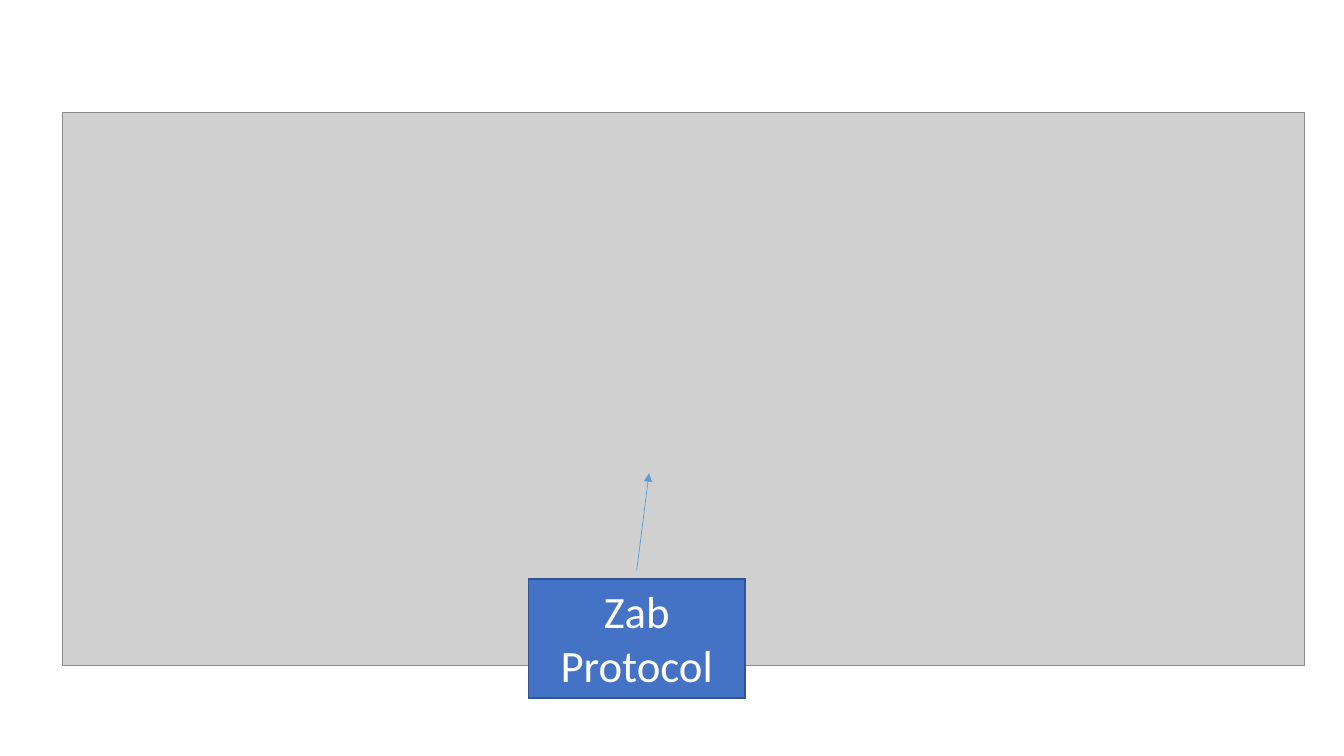
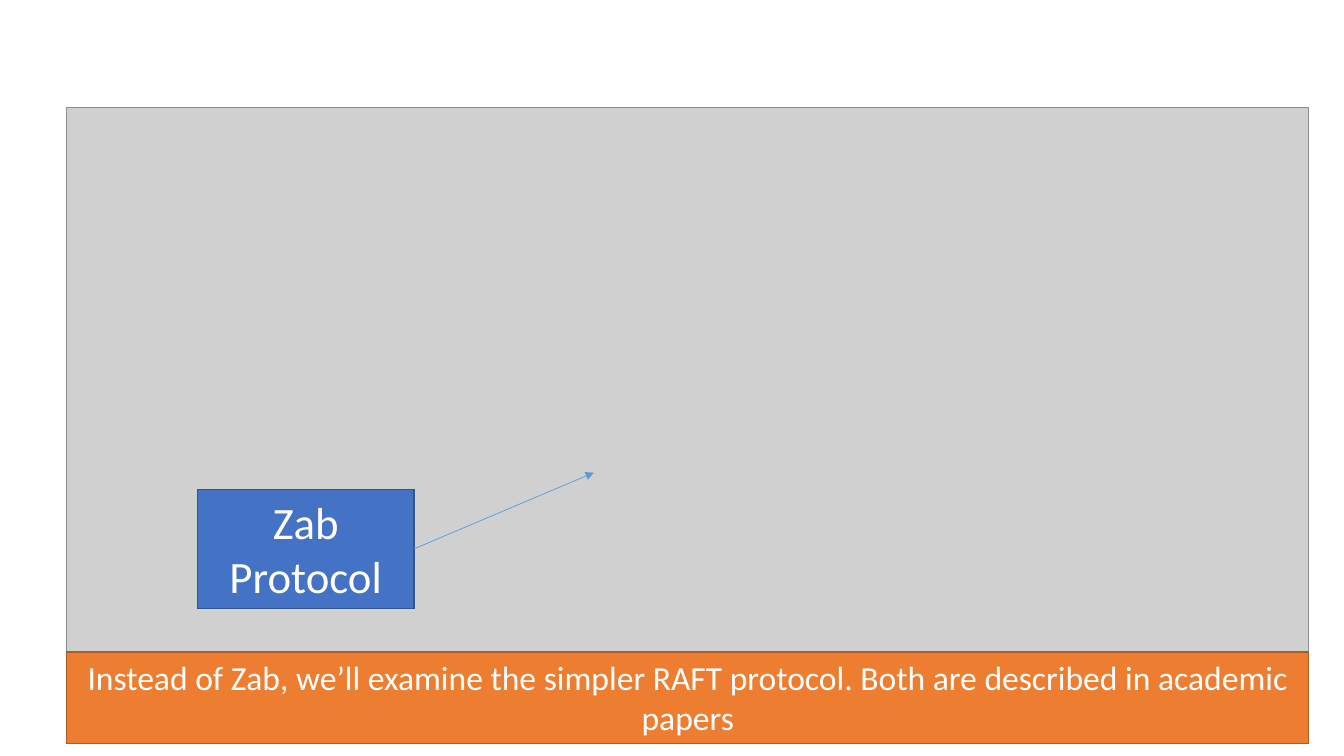
Before and after one commit to airavata-courses/airavata-courses.github.io, a slide deck: slide 36 of slides/Spring2019-ZooKeeperDistributedSystems.pptx. Drawn at 1344x756 pixels with LibreOffice and Linux fonts; fonts in the diff are those of the drawing; grey boxes stand for pictures. Boxes give left, top, right and bottom in pixels: in the first picture for what was removed or moved away, otherwise in the second. Text is boxed around its words. In the diff, an @@ line names an element or a change of style, - is before the commit and + after.

Commit message:
Zookeeper lecture slides

```diff
--- a/slides/Spring2019-ZooKeeperDistributedSystems.pptx
+++ b/slides/Spring2019-ZooKeeperDistributedSystems.pptx
@@ picture: place and size @@
-picture at <box>63,113,1305,666</box>
+picture at <box>67,108,1309,661</box>
@@ arrow moved from (637, 571) - (649, 474) to (414, 549) - (594, 473) @@
@@ rectangle "Zab Protocol": place and size @@
-rectangle "Zab Protocol" at <box>528,580,745,699</box>
+rectangle "Zab Protocol" at <box>198,490,414,609</box>
@@ rectangle added at <box>67,652,1309,744</box>, fill #ED7D31, outline #AF5C24 1 pt, 24 pt, text #FFFFFF @@
+Instead of Zab, we’ll examine the simpler RAFT protocol. Both are described in academic papers
```
